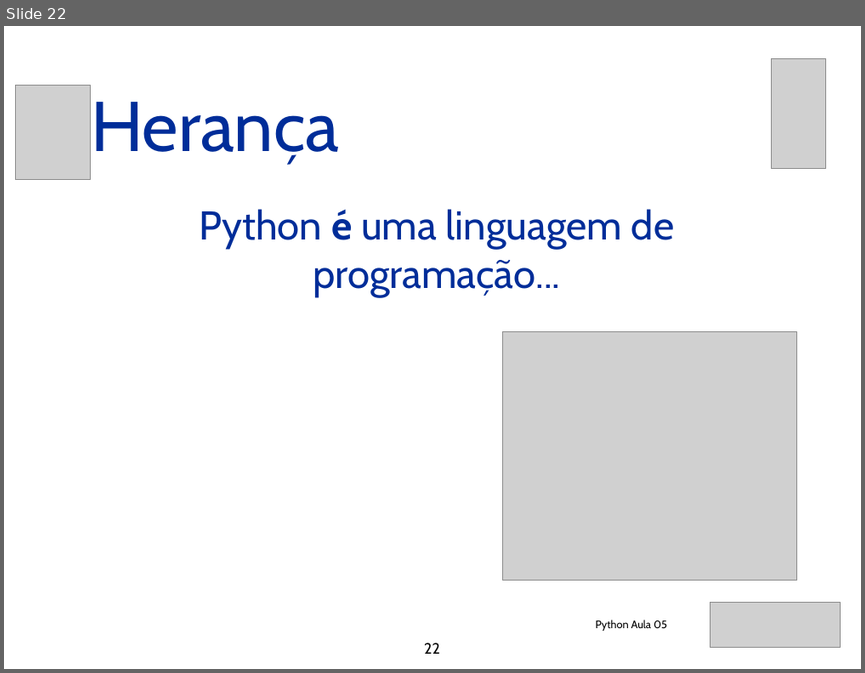
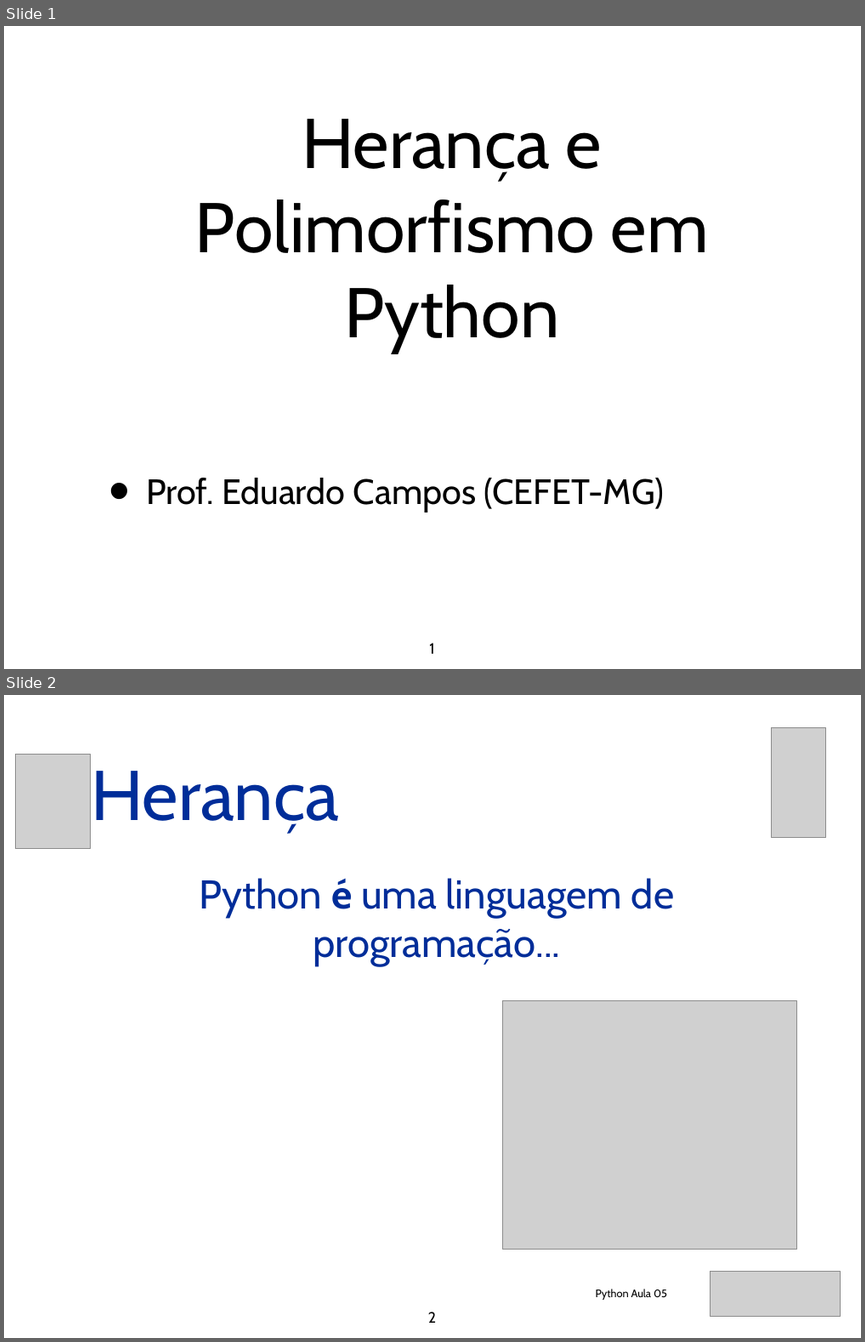
Before and after one commit to eduardocunha11/firstblog, a slide deck: aulas/poo/backes/AulaPython11-Heranca_e_Polimorfismo.pptx. Shown one above the other, each under a label of ours: slide 22 before the commit, slides 1 and 2 after it. The pictures are 865x673 and 865x1342 pixels, drawn with LibreOffice and Linux fonts; fonts in the diff are those of the drawing; grey boxes stand for pictures. Boxes give left, top, right and bottom in pixels: in the first picture for what was removed or moved away, otherwise in the second. Text is boxed around its words. In the diff, an @@ line names an element or a change of style, - is before the commit and + after.

```diff
--- a/aulas/poo/backes/AulaPython11-Heranca_e_Polimorfismo.pptx
+++ b/aulas/poo/backes/AulaPython11-Heranca_e_Polimorfismo.pptx
@@ slide 1 added at bbox=[4, 26, 861, 669], background #FFFFFF @@
@@ title added at bbox=[195, 119, 709, 352], 84 pt, text #000000 @@
+Herança e Polimorfismo em Python
@@ text added at bbox=[146, 477, 664, 512], 42 pt, text #000000 @@
+• Prof. Eduardo Campos (CEFET-MG)
@@ page number added at bbox=[429, 642, 434, 653], 18 pt, text #000000 @@
+1
@@ what was slide 22 is now slide 2 @@
@@ page number at bbox=[428, 1311, 436, 1322]: text changed @@
-22
+2
```
Also in this commit, not shown: 21 slides removed.
